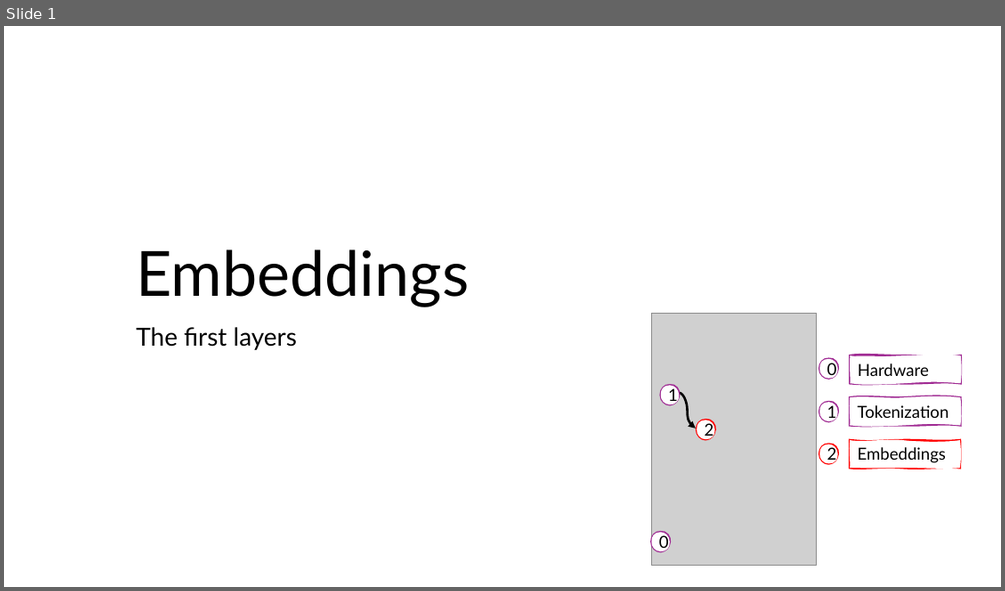
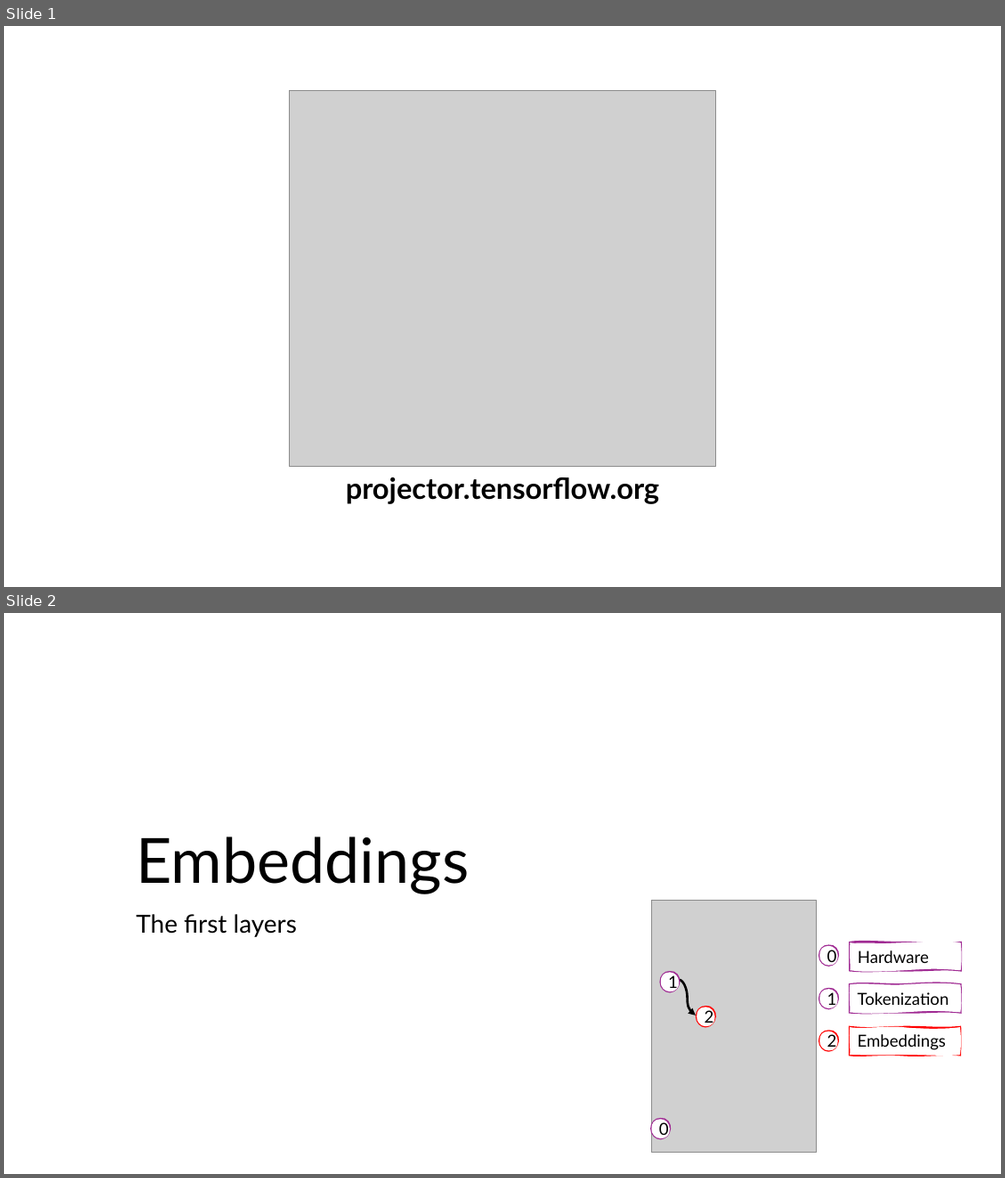
Before and after one commit to acceleratescience/large-language-models, a slide deck: slides/4-embeddings.pptx. Shown one above the other, each under a label of ours: slide 1 before the commit, slides 1 and 2 after it. The pictures are 1005x591 and 1005x1178 pixels, drawn with LibreOffice and Linux fonts; fonts in the diff are those of the drawing; grey boxes stand for pictures. Boxes give left, top, right and bottom in pixels: in the first picture for what was removed or moved away, otherwise in the second. Text is boxed around its words. In the diff, an @@ line names an element or a change of style, - is before the commit and + after.

```diff
--- a/slides/4-embeddings.pptx
+++ b/slides/4-embeddings.pptx
@@ slide 1 added at bbox=[4, 26, 1001, 587], background #FFFFFF @@
@@ picture added at bbox=[290, 91, 715, 467] @@
@@ text added at bbox=[346, 476, 659, 504], 28 pt, text #000000, bold @@
+projector.tensorflow.org
@@ what was slide 1 is now slide 2 @@
```
Also in this commit, not shown: 5 slides changed, 1 slide removed.
